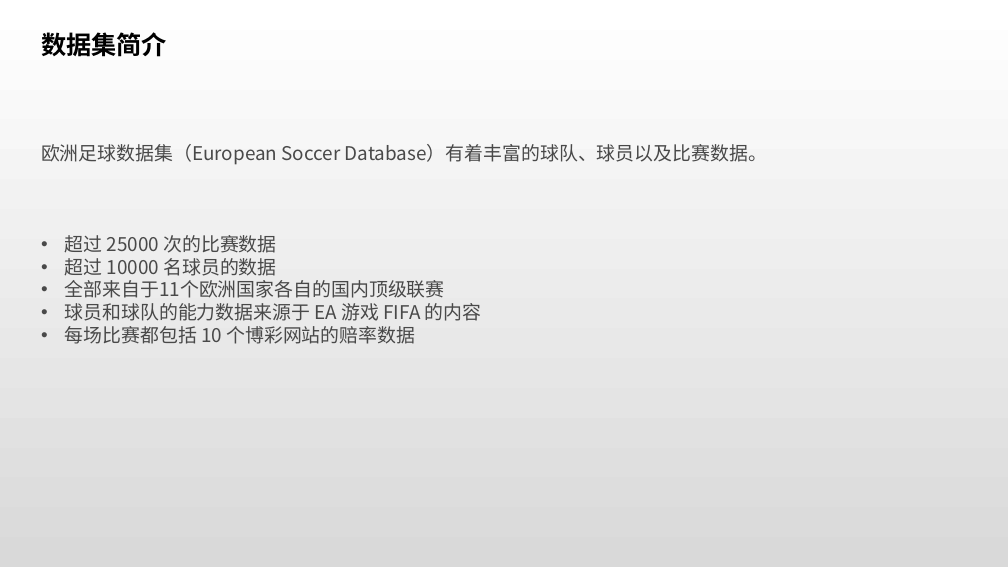
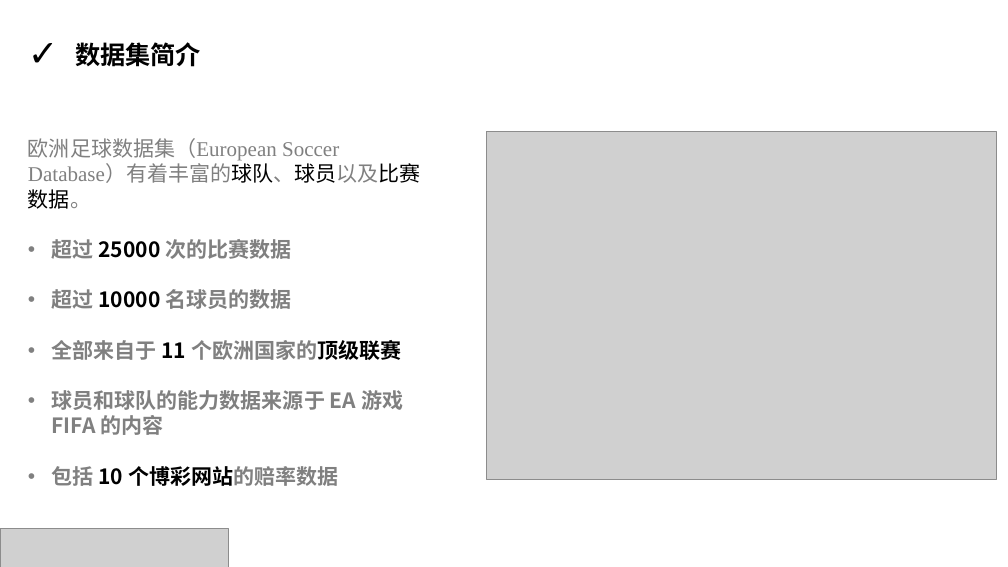
Before and after one commit to rucnyz/soccer, a slide deck: slide 2 of notebooks/欧洲足球展示.pptx. Drawn at 1008x567 pixels with LibreOffice and Linux fonts; fonts in the diff are those of the drawing; grey boxes stand for pictures. Boxes give left, top, right and bottom in pixels: in the first picture for what was removed or moved away, otherwise in the second. Text is boxed around its words. In the diff, an @@ line names an element or a change of style, - is before the commit and + after.

```diff
--- a/notebooks/欧洲足球展示.pptx
+++ b/notebooks/欧洲足球展示.pptx
@@ background gradient #FFFFFF to #D9D9D9 to #FFFFFF @@
@@ text "数据集简介": place and size @@
-text "数据集简介" at <box>41,32,167,57</box>
+text "数据集简介" at <box>75,42,201,67</box>
@@ text "数据集简介" at <box>75,42,201,67</box>: font Arial to Noto Sans CJK SC; bullet none to ✓; more space between paragraphs @@
@@ text "欧洲足球数据集（European Soccer Database）有着丰富的球队、球员以及比赛数据。": place and size @@
-text "欧洲足球数据集（European Soccer Database）有着丰富的球队、球员以及比赛数据。" at <box>41,144,767,344</box>
+text "欧洲足球数据集（European Soccer Database）有着丰富的球队、球员以及比赛数据。" at <box>28,138,421,486</box>
@@ text at <box>28,138,421,435</box>: size 18 to 20 pt in "欧洲足球数据集（European Soccer Database）有着丰富的球队、球员以及比赛数据。", "超过 25000 次的比赛数据", "超过 10000 名球员的数据", "球员和球队的能力数据来源于 EA 游戏 FIFA 的内容"; font Noto Sans CJK SC to Times New Roman in "欧洲足球数据集（European Soccer Database）有着丰富的球队、球员以及比赛数据。"; text colour #494949 to #808080 in "欧洲足球数据集（European Soccer Database）有着丰富的球队、球员以及比赛数据。", "超过 次的比赛数据", "超过 名球员的数据", "球员和球队的能力数据来源于 EA 游戏 FIFA 的内容"; text colour #494949 to #000000 in "Database）有着丰富的球队、球员以及比赛数据。", "25000", "10000"; bold on in "超过 25000 次的比赛数据", "超过 10000 名球员的数据", "球员和球队的能力数据来源于 EA 游戏 FIFA 的内容"; more space between paragraphs @@
@@ picture added at <box>487,132,997,479</box> @@
@@ text at <box>52,340,401,360</box>: text changed; size 18 to 20 pt; text colour #494949 to #808080; bold on @@
-• 全部来自于11个欧洲国家各自的国内顶级联赛
+• 全部来自于 11 个欧洲国家的顶级联赛
@@ text at <box>52,466,338,486</box>: text changed; size 18 to 20 pt; text colour #494949 to #808080; bold on @@
-• 每场比赛都包括 10 个博彩网站的赔率数据
+• 包括 10 个博彩网站的赔率数据
@@ picture added at <box>0,529,228,567</box> @@
```
Also in this commit, not shown: 15 other slides changed, 12 slides added, 11 slides removed, 3 other files.
